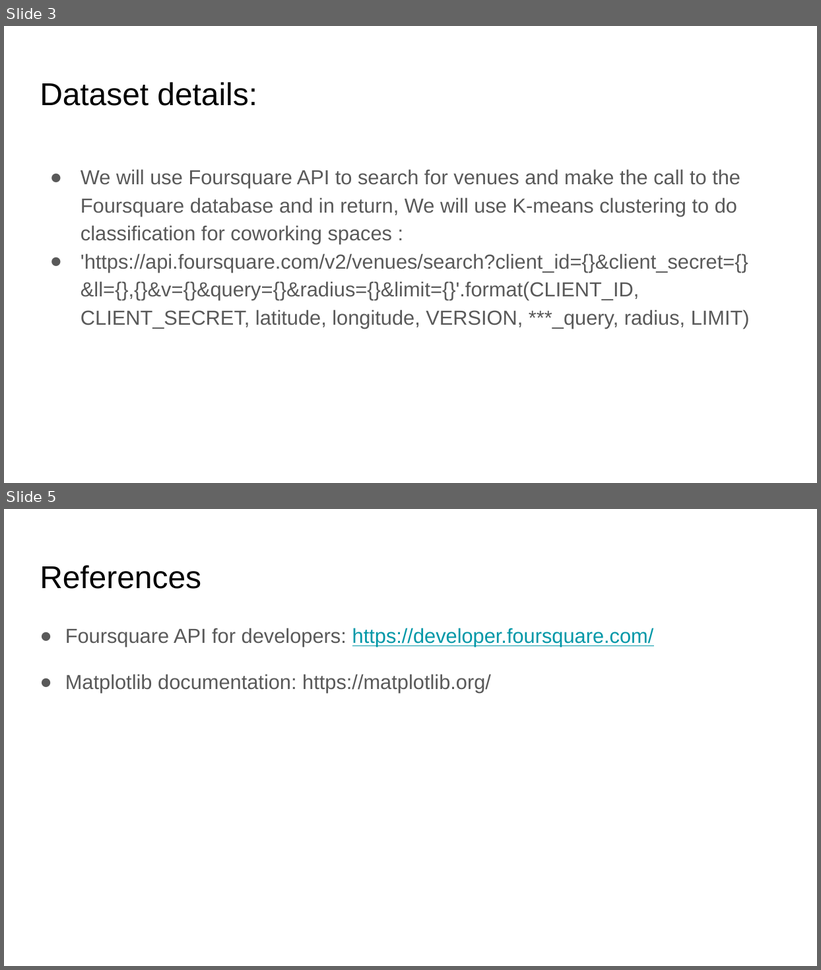
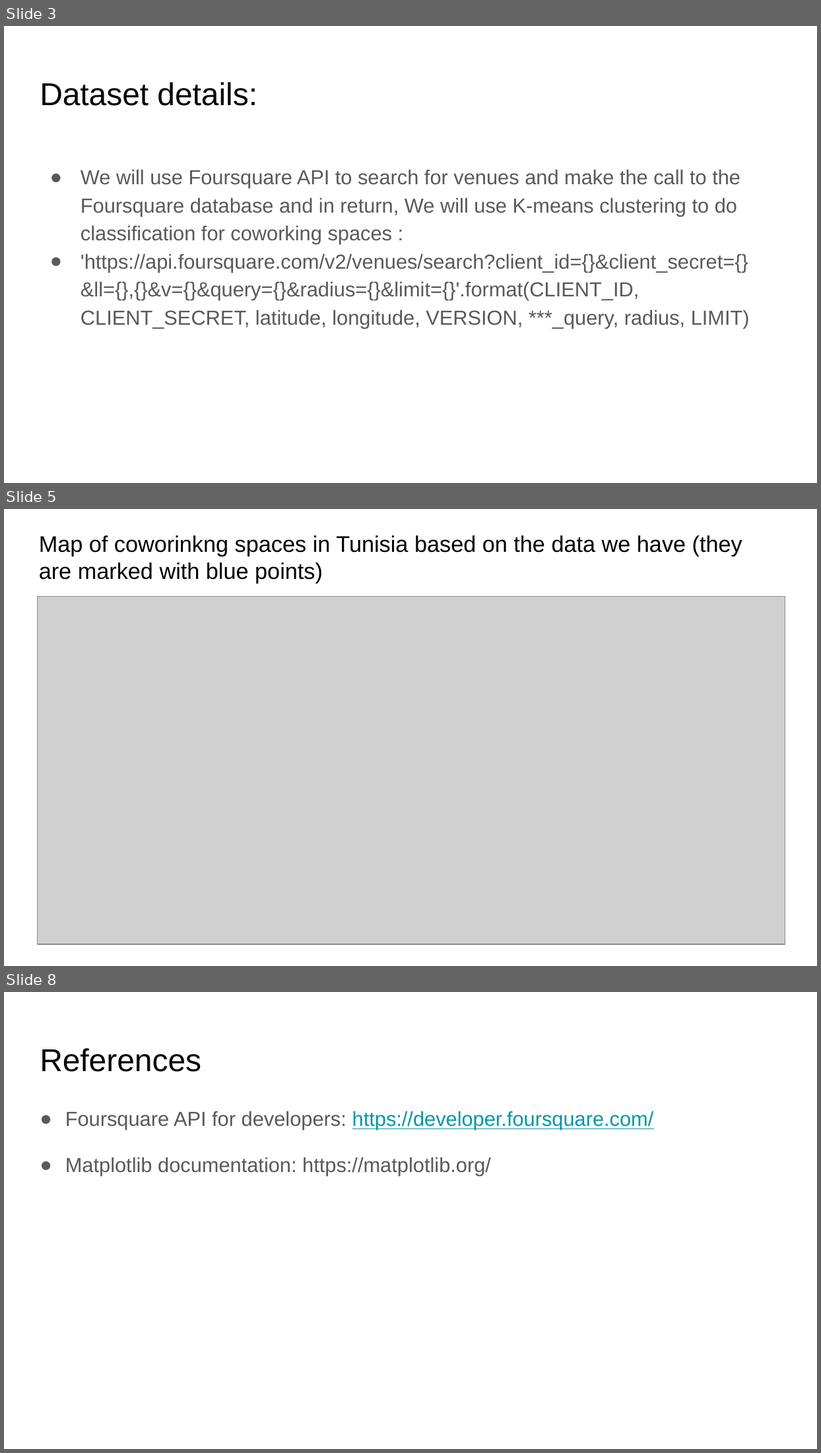
Before and after one commit to Soussi-Aymen/Coursera_Capstone, a slide deck: Capstone-Project-Report.pptx. Shown one above the other, each under a label of ours: slides 3 and 5 before the commit, slides 3, 5 and 8 after it; the slides between them are not shown. The pictures are 821x970 and 821x1453 pixels, drawn with LibreOffice and Linux fonts; fonts in the diff are those of the drawing; grey boxes stand for pictures. Boxes give left, top, right and bottom in pixels: in the first picture for what was removed or moved away, otherwise in the second. Text is boxed around its words. In the diff, an @@ line names an element or a change of style, - is before the commit and + after.

```diff
--- a/Capstone-Project-Report.pptx
+++ b/Capstone-Project-Report.pptx
@@ slide 5 added at <box>4,509,817,966</box>, background #FFFFFF @@
@@ title added at <box>39,535,743,584</box>, 20 pt, text #000000 @@
+Map of coworinkng spaces in Tunisia based on the data we have (they are marked with blue points)
@@ picture added at <box>38,596,785,944</box> @@
@@ what was slide 5 is now slide 8 @@
```
Also in this commit, not shown: 3 other slides added, 1 slide removed, 2 other files.
